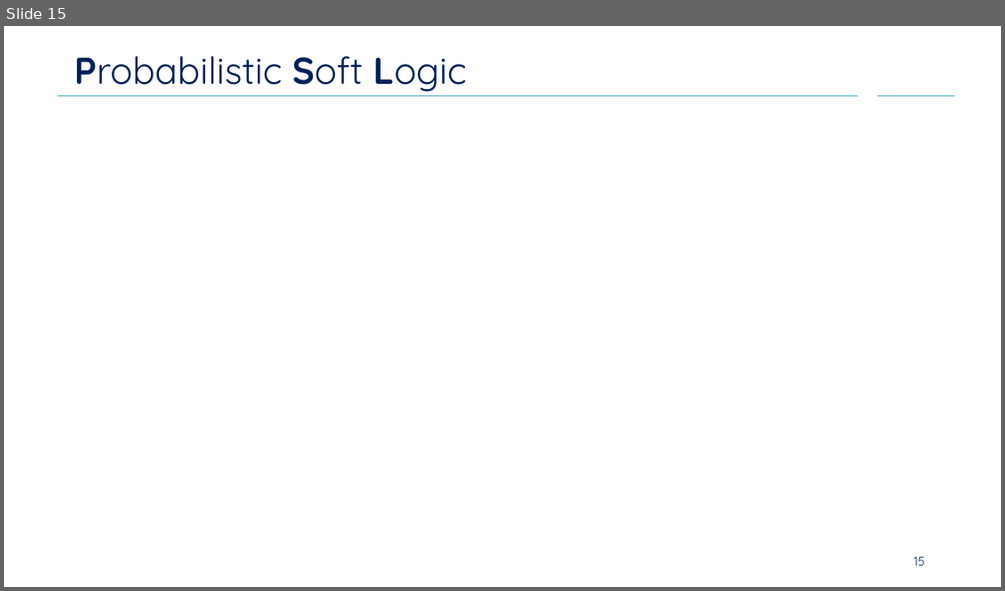
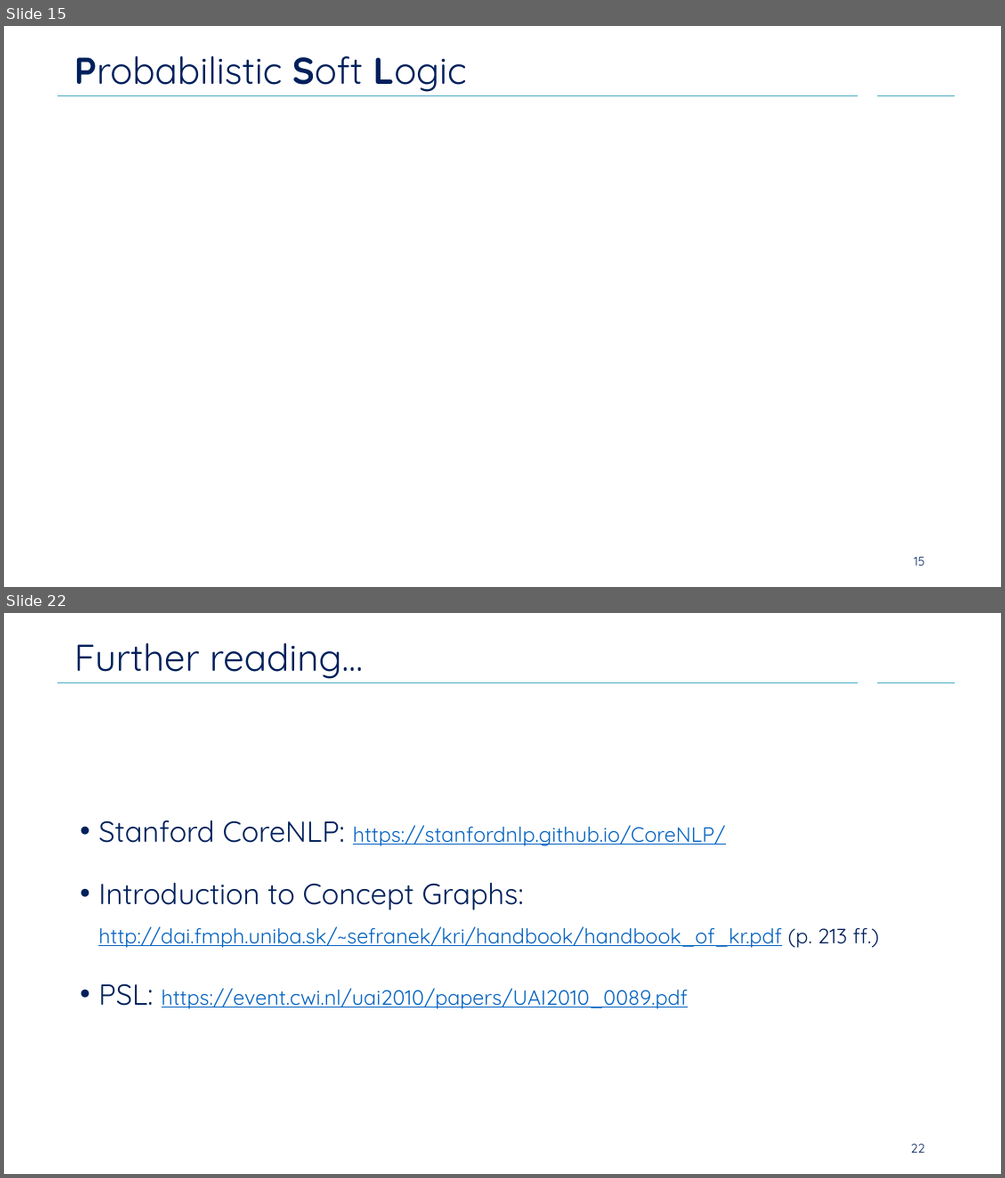
Before and after one commit to Cortys/bachelor-thesis, a slide deck: concept/presentation-is/concept.pptx. Shown one above the other, each under a label of ours: slide 15 before the commit, slides 15 and 22 after it; the slides between them are not shown. The pictures are 1005x591 and 1005x1178 pixels, drawn with LibreOffice and Linux fonts; fonts in the diff are those of the drawing; grey boxes stand for pictures; background and template pictures are left out. Boxes give left, top, right and bottom in pixels: in the first picture for what was removed or moved away, otherwise in the second. Text is boxed around its words. In the diff, an @@ line names an element or a change of style, - is before the commit and + after.

Commit message:
finalized IS group concept presentation

```diff
--- a/concept/presentation-is/concept.pptx
+++ b/concept/presentation-is/concept.pptx
@@ slide 22 added at (4,613,1001,1174), background #FFFFFF; not listed: 2 template elements that a slide beside it also shows @@
@@ title added at (74,643,363,679), 36 pt, text #00205B @@
+Further reading…
@@ text added at (98,820,879,1009), 20 pt, text #0563C1, underline @@
+• Stanford CoreNLP: https://stanfordnlp.github.io/CoreNLP/
+• Introduction to Concept Graphs: http://dai.fmph.uniba.sk/~sefranek/kri/handbook/handbook_of_kr.pdf (p. 213 ff.)
+• PSL: https://event.cwi.nl/uai2010/papers/UAI2010_0089.pdf
@@ page number added at (911,1143,925,1152), 12 pt, text #00205B @@
+22
```
Also in this commit, not shown: 1 slide changed, 6 other slides added, 1 slide removed, 1 other file.
